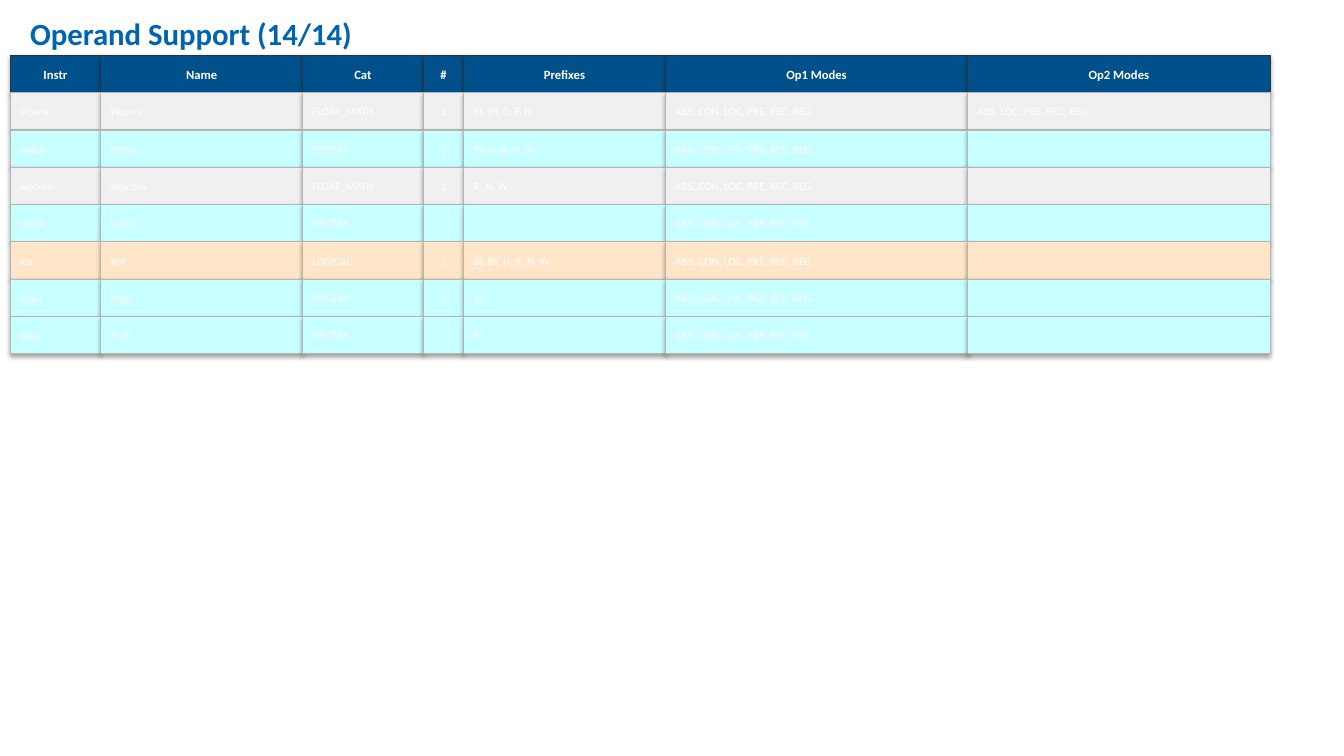
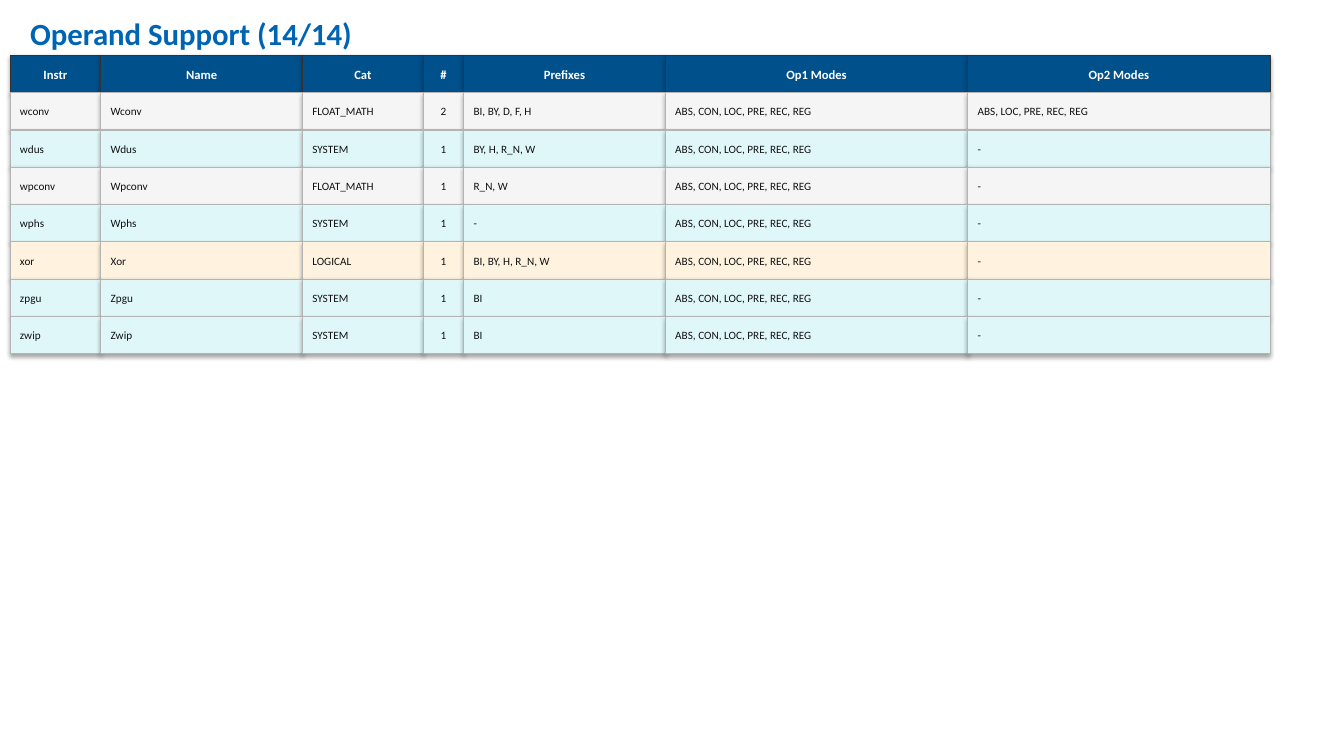
Before and after one commit to RetroCoreLabs/nd500x, a slide deck: slide 18 of docs/nd500_operand_map.pptx. Drawn at 1344x756 pixels with LibreOffice and Linux fonts; fonts in the diff are those of the drawing. Boxes give left, top, right and bottom in pixels: in the first picture for what was removed or moved away, otherwise in the second. Text is boxed around its words. In the diff, an @@ line names an element or a change of style, - is before the commit and + after.

```diff
--- a/docs/nd500_operand_map.pptx
+++ b/docs/nd500_operand_map.pptx
@@ text in rectangle at (x1=20, y1=109, x2=49, y2=115): text added @@
+wconv
@@ text in rectangle at (x1=111, y1=108, x2=142, y2=115): text added @@
+Wconv
@@ text in rectangle at (x1=312, y1=107, x2=373, y2=117): text added @@
+FLOAT_MATH
@@ text in rectangle at (x1=441, y1=107, x2=447, y2=115): text added @@
+2
@@ text in rectangle at (x1=474, y1=107, x2=531, y2=116): text added @@
+BI, BY, D, F, H
@@ text in rectangle at (x1=675, y1=107, x2=812, y2=116): text added @@
+ABS, CON, LOC, PRE, REC, REG
@@ text in rectangle at (x1=978, y1=107, x2=1088, y2=116): text added @@
+ABS, LOC, PRE, REC, REG
@@ text in rectangle at (x1=20, y1=145, x2=44, y2=153): text added @@
+wdus
@@ text in rectangle at (x1=111, y1=145, x2=137, y2=153): text added @@
+Wdus
@@ text in rectangle at (x1=312, y1=145, x2=348, y2=153): text added @@
+SYSTEM
@@ text in rectangle at (x1=441, y1=146, x2=447, y2=153): text added @@
+1
@@ text in rectangle at (x1=474, y1=145, x2=535, y2=155): text added @@
+BY, H, R_N, W
@@ text in rectangle at (x1=675, y1=145, x2=812, y2=154): text added @@
+ABS, CON, LOC, PRE, REC, REG
@@ fill #F0F0F0 to #F5F5F5 in 13 elements at (x1=10, y1=93, x2=101, y2=130), (x1=101, y1=93, x2=302, y2=130), (x1=302, y1=93, x2=423, y2=130), (x1=423, y1=93, x2=464, y2=130), (x1=464, y1=93, x2=665, y2=130), (x1=665, y1=93, x2=968, y2=130), (x1=968, y1=93, x2=1270, y2=130), (x1=10, y1=167, x2=101, y2=205), (x1=101, y1=167, x2=302, y2=205), (x1=302, y1=167, x2=423, y2=205), (x1=423, y1=167, x2=464, y2=205), (x1=464, y1=167, x2=665, y2=205), (x1=665, y1=167, x2=968, y2=205) @@
@@ rectangle "-" at (x1=968, y1=167, x2=1270, y2=205): text colour #FFFFFF to #111111; fill #F0F0F0 to #F5F5F5 @@
@@ text in rectangle at (x1=20, y1=184, x2=55, y2=192): text added @@
+wpconv
@@ text in rectangle at (x1=111, y1=183, x2=148, y2=192): text added @@
+Wpconv
@@ text in rectangle at (x1=312, y1=182, x2=373, y2=192): text added @@
+FLOAT_MATH
@@ text in rectangle at (x1=441, y1=183, x2=447, y2=190): text added @@
+1
@@ text in rectangle at (x1=474, y1=182, x2=508, y2=192): text added @@
+R_N, W
@@ text in rectangle at (x1=675, y1=182, x2=812, y2=191): text added @@
+ABS, CON, LOC, PRE, REC, REG
@@ text in rectangle at (x1=20, y1=219, x2=44, y2=229): text added @@
+wphs
@@ text in rectangle at (x1=111, y1=219, x2=137, y2=229): text added @@
+Wphs
@@ text in rectangle at (x1=312, y1=219, x2=348, y2=227): text added @@
+SYSTEM
@@ text in rectangle at (x1=441, y1=220, x2=447, y2=227): text added @@
+1
@@ text in rectangle at (x1=675, y1=219, x2=812, y2=228): text added @@
+ABS, CON, LOC, PRE, REC, REG
@@ text in rectangle at (x1=20, y1=259, x2=34, y2=265): text added @@
+xor
@@ text in rectangle at (x1=111, y1=257, x2=126, y2=265): text added @@
+Xor
@@ text in rectangle at (x1=312, y1=257, x2=351, y2=265): text added @@
+LOGICAL
@@ text in rectangle at (x1=441, y1=258, x2=447, y2=265): text added @@
+1
@@ text in rectangle at (x1=474, y1=257, x2=550, y2=267): text added @@
+BI, BY, H, R_N, W
@@ fill #FFE6C8 to #FFF3E0 in 6 elements at (x1=10, y1=242, x2=101, y2=279), (x1=101, y1=242, x2=302, y2=279), (x1=302, y1=242, x2=423, y2=279), (x1=423, y1=242, x2=464, y2=279), (x1=464, y1=242, x2=665, y2=279), (x1=665, y1=242, x2=968, y2=279) @@
@@ text in rectangle at (x1=675, y1=257, x2=812, y2=266): text added @@
+ABS, CON, LOC, PRE, REC, REG
@@ rectangle "-" at (x1=968, y1=242, x2=1270, y2=279): text colour #FFFFFF to #111111; fill #FFE6C8 to #FFF3E0 @@
@@ text in rectangle at (x1=20, y1=296, x2=41, y2=304): text added @@
+zpgu
@@ text in rectangle at (x1=111, y1=294, x2=133, y2=304): text added @@
+Zpgu
@@ text in rectangle at (x1=312, y1=294, x2=348, y2=302): text added @@
+SYSTEM
@@ text in rectangle at (x1=441, y1=295, x2=447, y2=302): text added @@
+1
@@ text in rectangle at (x1=474, y1=294, x2=483, y2=302): text added @@
+BI
@@ text in rectangle at (x1=675, y1=294, x2=812, y2=303): text added @@
+ABS, CON, LOC, PRE, REC, REG
@@ fill #C8FFFF to #E0F7FA in 23 elements at (x1=10, y1=130, x2=101, y2=167), (x1=101, y1=130, x2=302, y2=167), (x1=302, y1=130, x2=423, y2=167), (x1=423, y1=130, x2=464, y2=167), (x1=464, y1=130, x2=665, y2=167), (x1=665, y1=130, x2=968, y2=167), (x1=10, y1=205, x2=101, y2=242), (x1=101, y1=205, x2=302, y2=242), (x1=302, y1=205, x2=423, y2=242), (x1=423, y1=205, x2=464, y2=242), (x1=665, y1=205, x2=968, y2=242), (x1=10, y1=279, x2=101, y2=317), (x1=101, y1=279, x2=302, y2=317), (x1=302, y1=279, x2=423, y2=317), (x1=423, y1=279, x2=464, y2=317), (x1=464, y1=279, x2=665, y2=317), (x1=665, y1=279, x2=968, y2=317), (x1=10, y1=317, x2=101, y2=354), (x1=101, y1=317, x2=302, y2=354), (x1=302, y1=317, x2=423, y2=354), (x1=423, y1=317, x2=464, y2=354), (x1=464, y1=317, x2=665, y2=354), (x1=665, y1=317, x2=968, y2=354) @@
@@ text colour #FFFFFF to #111111; fill #C8FFFF to #E0F7FA in 5 elements at (x1=968, y1=130, x2=1270, y2=167), (x1=464, y1=205, x2=665, y2=242), (x1=968, y1=205, x2=1270, y2=242), (x1=968, y1=279, x2=1270, y2=317), (x1=968, y1=317, x2=1270, y2=354) @@
@@ text in rectangle at (x1=20, y1=331, x2=41, y2=341): text added @@
+zwip
@@ text in rectangle at (x1=111, y1=331, x2=133, y2=341): text added @@
+Zwip
@@ text in rectangle at (x1=312, y1=331, x2=348, y2=339): text added @@
+SYSTEM
@@ text in rectangle at (x1=441, y1=332, x2=447, y2=339): text added @@
+1
@@ text in rectangle at (x1=474, y1=331, x2=483, y2=339): text added @@
+BI
@@ text in rectangle at (x1=675, y1=331, x2=812, y2=340): text added @@
+ABS, CON, LOC, PRE, REC, REG
```
Also in this commit, not shown: 14 other slides changed, 1 other file.
